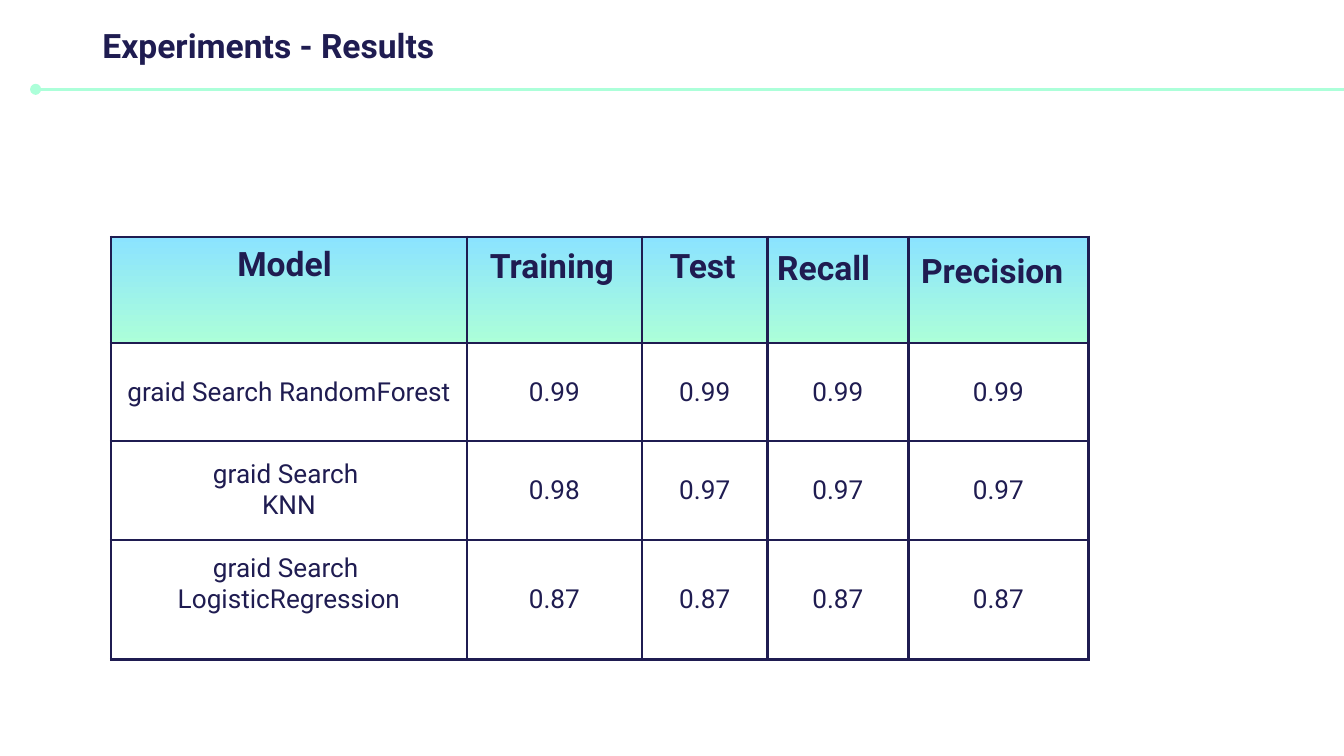
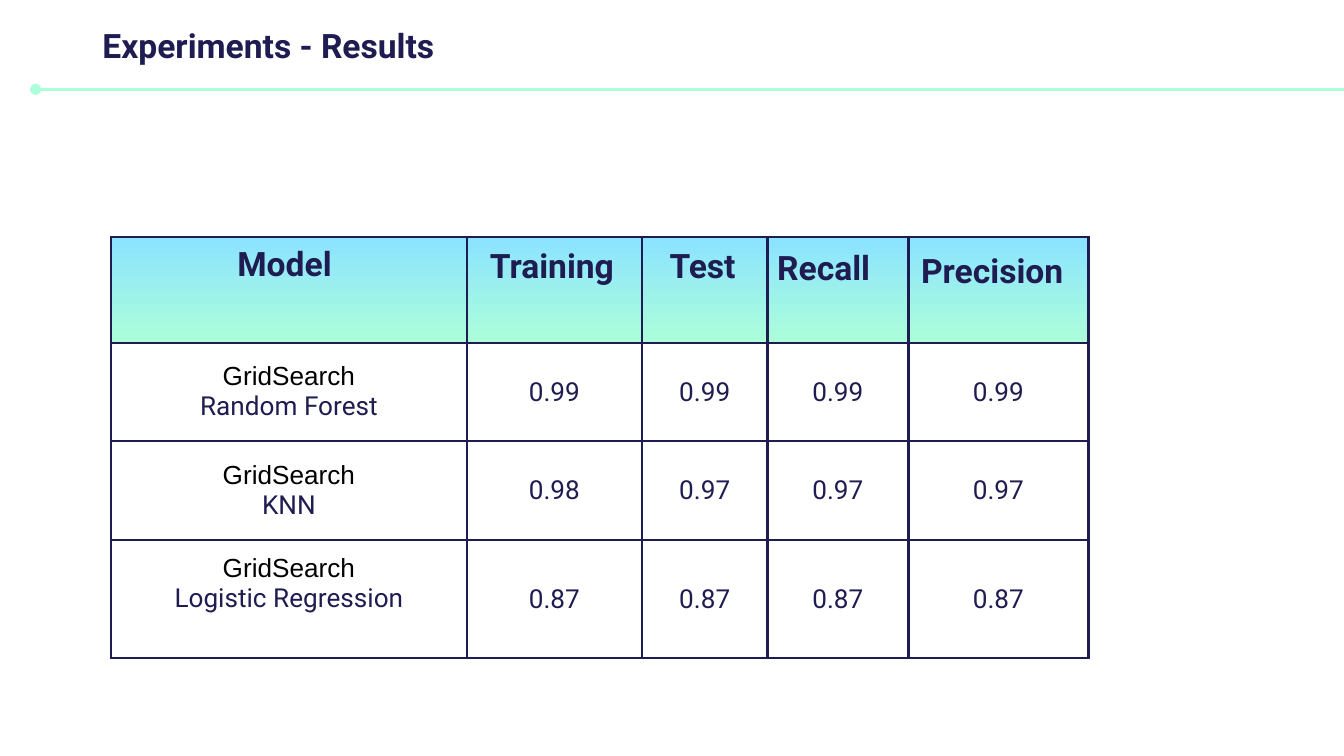
Before and after one commit to ShahadAbdulaziz/Network-Intrusion-detection_Classification, a slide deck: slide 9 of Network Intrusion detection.pptx. Drawn at 1344x756 pixels with LibreOffice and Linux fonts; fonts in the diff are those of the drawing. Boxes give left, top, right and bottom in pixels: in the first picture for what was removed or moved away, otherwise in the second. Text is boxed around its words. In the diff, an @@ line names an element or a change of style, - is before the commit and + after.

Commit message:
update

```diff
--- a/Network Intrusion detection.pptx
+++ b/Network Intrusion detection.pptx
@@ table at (112,237,1089,661) @@
-row 2, column 1: graid Search RandomForest
+row 2, column 1: GridSearch / Random Forest
-row 3, column 1: graid Search / KNN
+row 3, column 1: GridSearch / KNN
-row 4, column 1: graid Search / LogisticRegression
+row 4, column 1: GridSearch / Logistic Regression
```
Also in this commit, not shown: 1 other slide changed.
